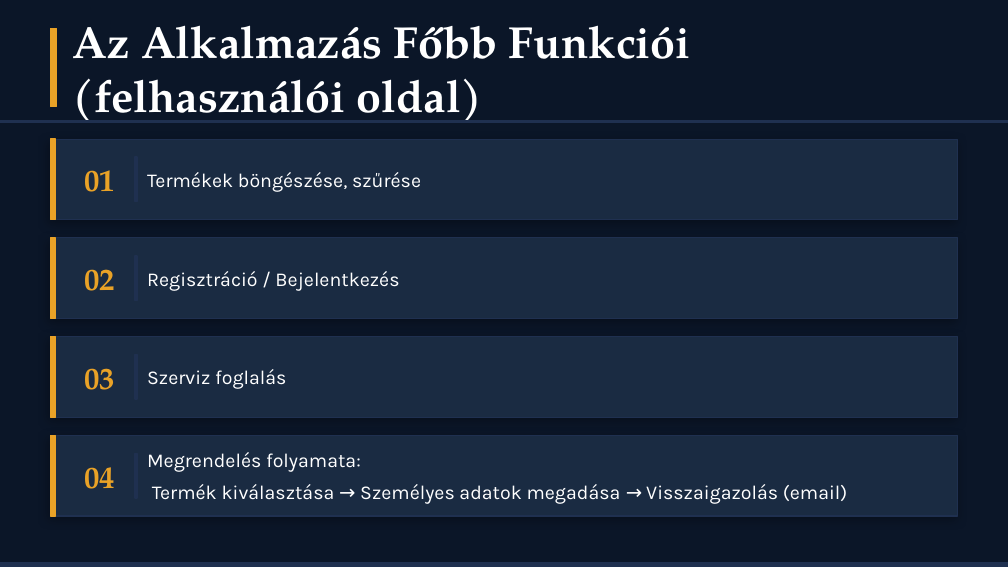
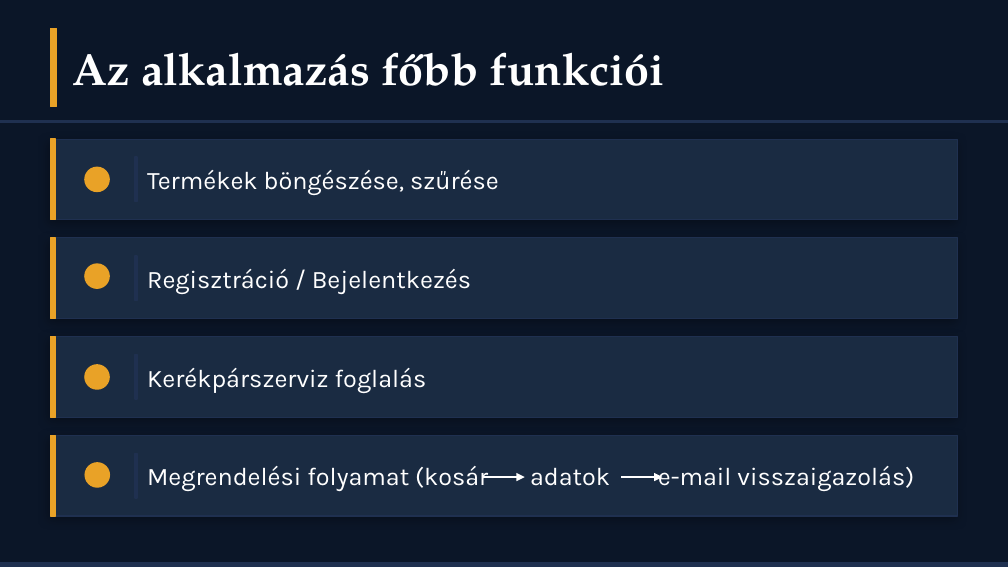
Before and after one commit to hihi-dotcom/CrossCountryBuilds_Webshop, a slide deck: slide 4 of doc/CrossCountryWebshop_Premium (1).pptx. Drawn at 1008x567 pixels with LibreOffice and Linux fonts; fonts in the diff are those of the drawing. Boxes give left, top, right and bottom in pixels: in the first picture for what was removed or moved away, otherwise in the second. Text is boxed around its words. In the diff, an @@ line names an element or a change of style, - is before the commit and + after.

```diff
--- a/doc/CrossCountryWebshop_Premium (1).pptx
+++ b/doc/CrossCountryWebshop_Premium (1).pptx
@@ text at <box>73,52,664,86</box>: text changed @@
-Az Alkalmazás Főbb Funkciói (felhasználói oldal)
+Az alkalmazás főbb funkciói
@@ text "Termékek böngészése, szűrése" at <box>147,170,499,195</box>: size 14 to 18 pt @@
@@ text removed at <box>84,170,115,192</box> @@
-01
@@ ellipse added at <box>85,167,109,192</box>, fill #E9A227, outline #E9A227 1 pt @@
@@ text removed at <box>84,269,115,291</box> @@
-02
@@ ellipse added at <box>85,264,109,288</box>, fill #E9A227, outline #E9A227 1 pt @@
@@ text "Regisztráció / Bejelentkezés" at <box>147,269,471,294</box>: size 14 to 18 pt @@
@@ text removed at <box>84,368,115,390</box> @@
-03
@@ ellipse added at <box>85,365,109,389</box>, fill #E9A227, outline #E9A227 1 pt @@
@@ text at <box>147,368,427,393</box>: text changed; size 14 to 18 pt @@
-Szerviz foglalás
+Kerékpárszerviz foglalás
@@ text removed at <box>84,467,115,489</box> @@
-04
@@ ellipse added at <box>86,463,110,487</box>, fill #E9A227, outline #E9A227 1 pt @@
@@ text at <box>147,466,914,491</box>: text changed; size 14 to 18 pt @@
-Megrendelés folyamata:
-Termék kiválasztása → Személyes adatok megadása → Visszaigazolás (email)
+Megrendelési folyamat (kosár adatok e-mail visszaigazolás)
@@ arrow added from (483, 477) to (525, 477), #FFFFFF 1.5 pt @@
@@ arrow added from (621, 477) to (662, 477), #FFFFFF 1.5 pt @@
```
Also in this commit, not shown: 10 other slides changed, 1 slide added, 1 slide removed.
